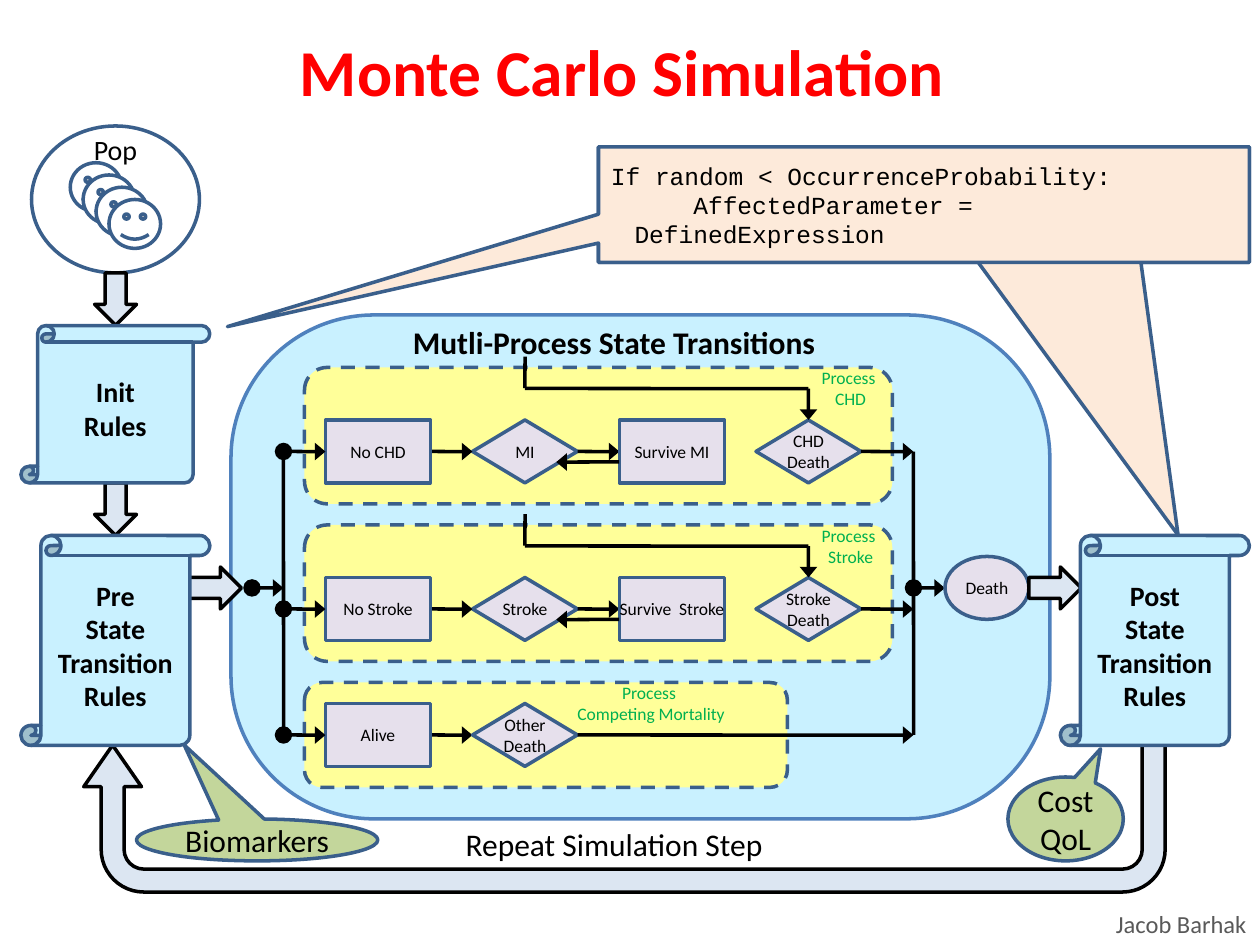
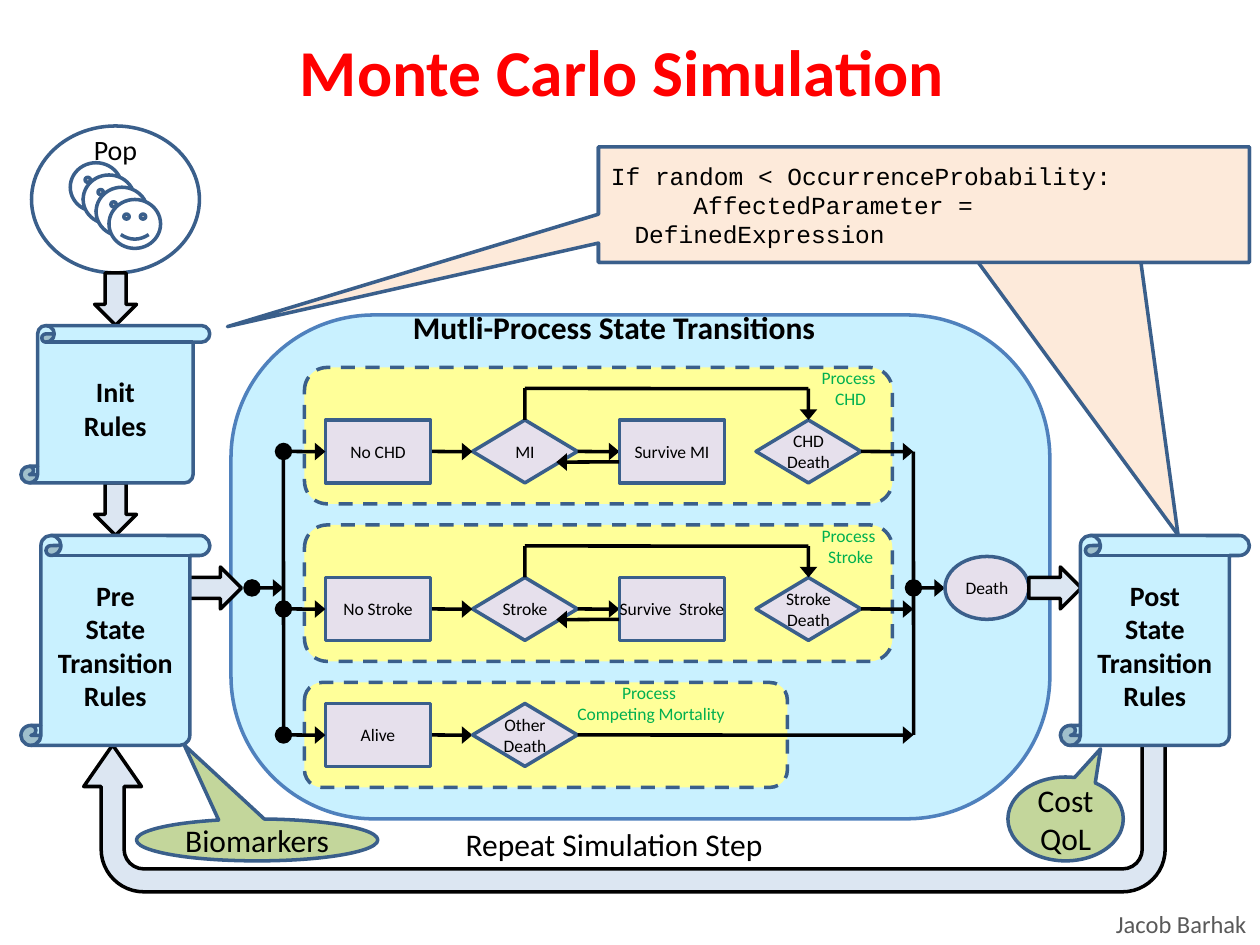
Before and after one commit to Jacob-Barhak/Presentations, a slide deck: slide 11 of MIDAS2021_MIST/MIDAS_Annual_Tutorial_MIST.odp (slide 12 before the commit). Drawn at 1260x945 pixels with LibreOffice and Linux fonts; fonts in the diff are those of the drawing. Boxes give left, top, right and bottom in pixels: in the first picture for what was removed or moved away, otherwise in the second. Text is boxed around its words. In the diff, an @@ line names an element or a change of style, - is before the commit and + after.

```diff
--- a/MIDAS2021_MIST/MIDAS_Annual_Tutorial_MIST.odp
+++ b/MIDAS2021_MIST/MIDAS_Annual_Tutorial_MIST.odp
@@ text "Mutli-Process State Transitions": place and size @@
-text "Mutli-Process State Transitions" at <box>413,332,815,361</box>
+text "Mutli-Process State Transitions" at <box>413,312,815,340</box>
@@ freeform shape: place and size @@
-freeform shape at <box>525,357,525,388</box>
+freeform shape at <box>525,388,525,420</box>
@@ freeform shape: place and size @@
-freeform shape at <box>525,514,525,546</box>
+freeform shape at <box>525,546,525,577</box>
```
Also in this commit, not shown: 2 other slides changed, 4 slides removed.
